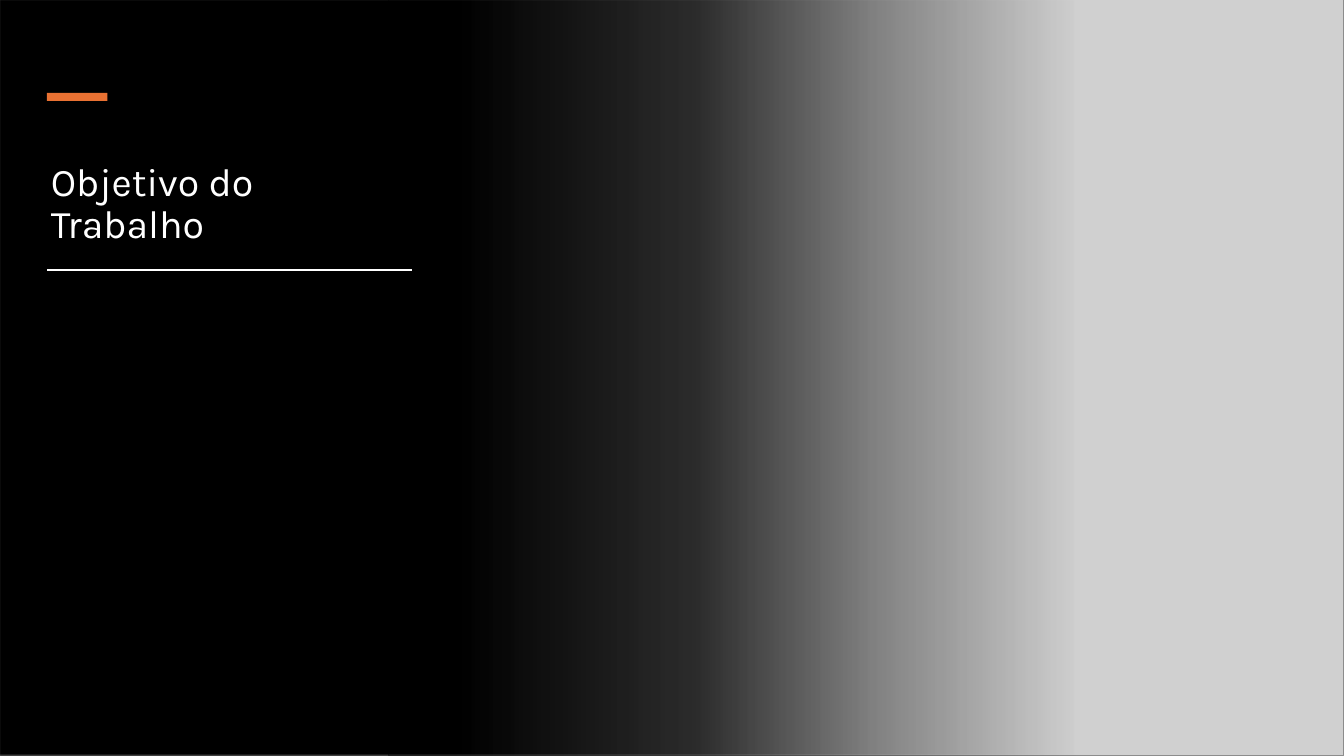
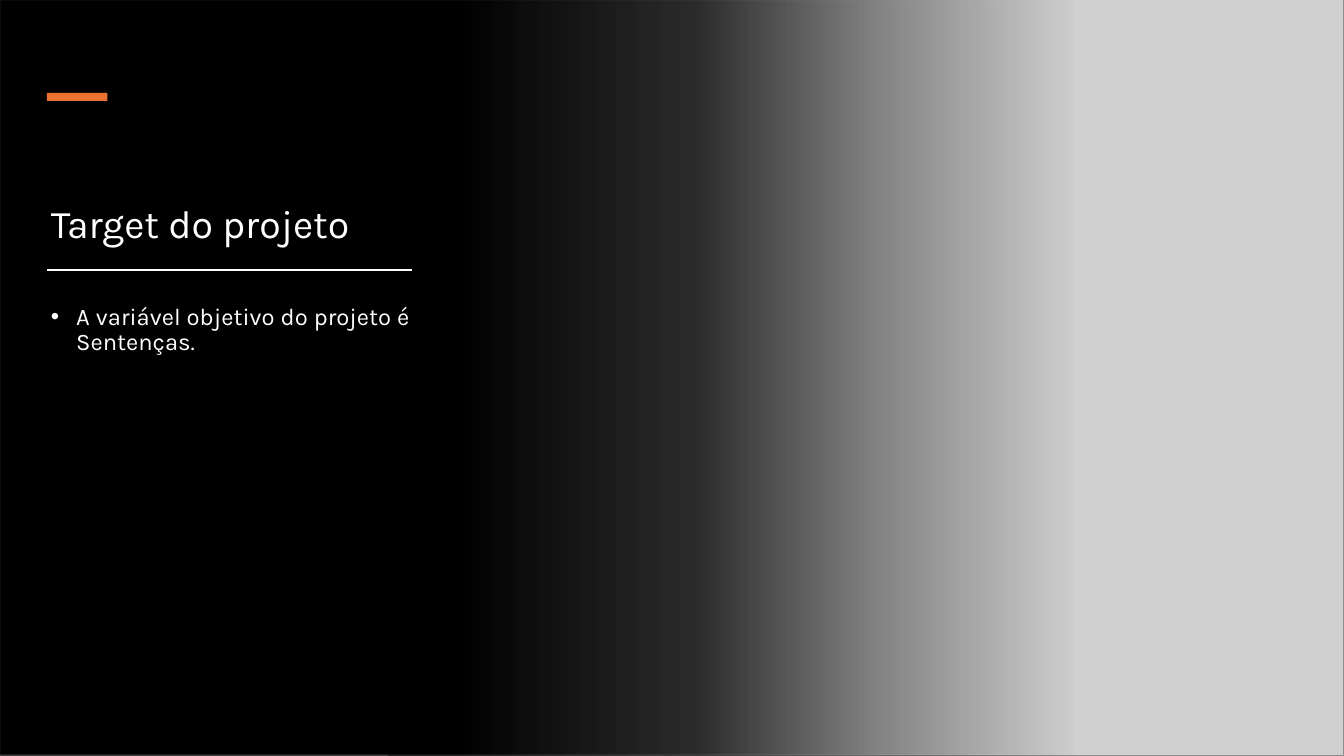
Before and after one commit to DeyvedAntonio/legal_analytics, a slide deck: slide 4 of 05_Documentacao/01_Power_point/Otimização de Custos de Ações Judiciais.pptx (slide 7 before the commit). Drawn at 1344x756 pixels with LibreOffice and Linux fonts; fonts in the diff are those of the drawing; grey boxes stand for pictures. Boxes give left, top, right and bottom in pixels: in the first picture for what was removed or moved away, otherwise in the second. Text is boxed around its words. In the diff, an @@ line names an element or a change of style, - is before the commit and + after.

```diff
--- a/05_Documentacao/01_Power_point/Otimização de Custos de Ações Judiciais.pptx
+++ b/05_Documentacao/01_Power_point/Otimização de Custos de Ações Judiciais.pptx
@@ title at [51, 211, 349, 248]: text changed @@
-Objetivo do Trabalho
+Target do projeto
@@ text added at [76, 307, 409, 355], 17 pt, text #FFFFFF @@
+• A variável objetivo do projeto é Sentenças.
```
Also in this commit, not shown: 5 other slides changed, 6 slides added, 1 slide removed, 1 other file.
